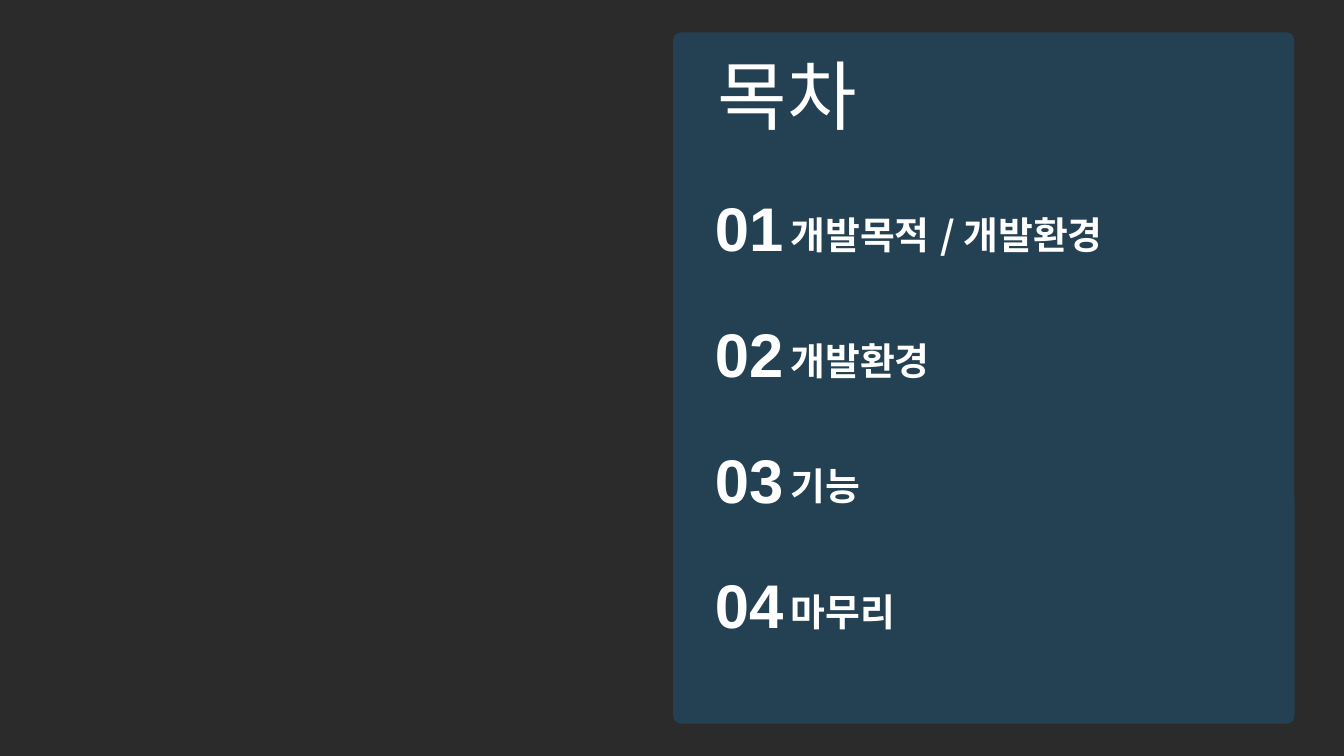
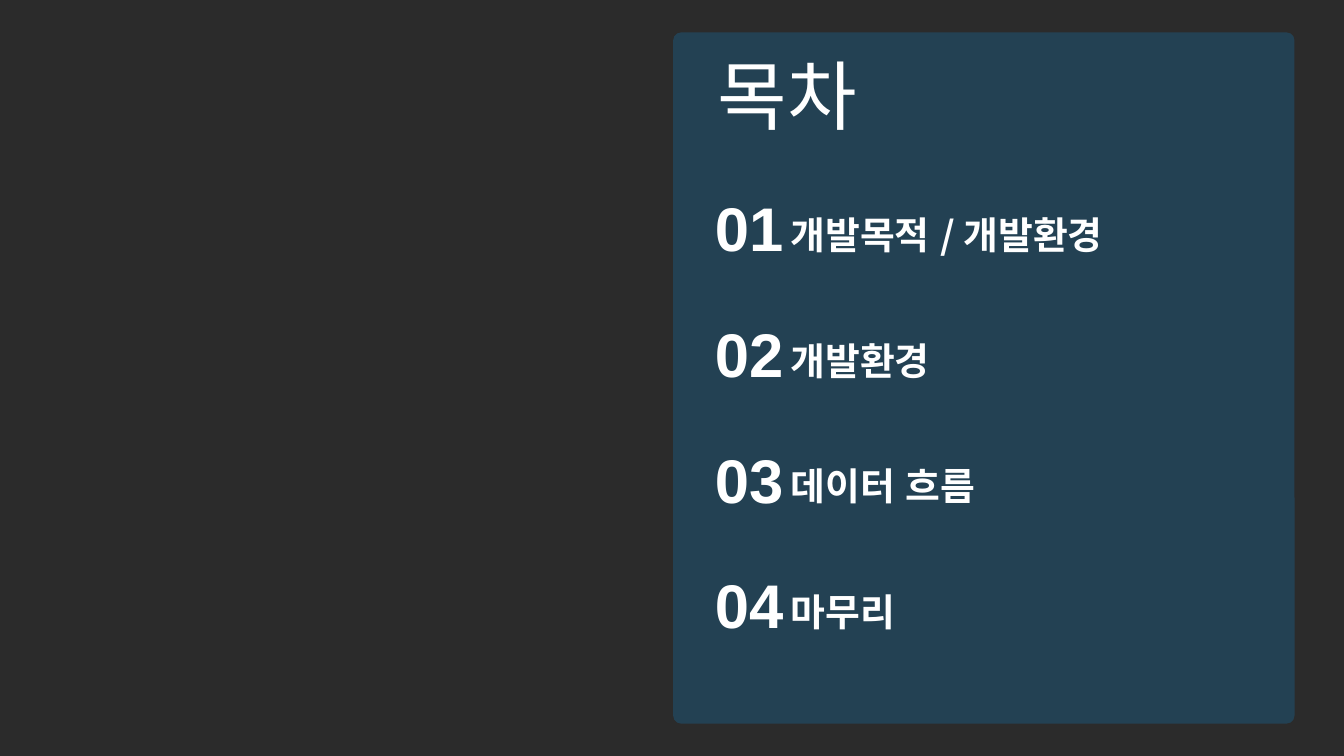
Before and after one commit to QYnote/Python_ConnectMS-SQL, a slide deck: slide 2 of 심준보_AI개발 포트폴리오.pptx. Drawn at 1344x756 pixels with LibreOffice and Linux fonts; fonts in the diff are those of the drawing; background and template pictures are left out; a plain dark background stands for a picture behind light text. Boxes give left, top, right and bottom in pixels: in the first picture for what was removed or moved away, otherwise in the second. Text is boxed around its words. In the diff, an @@ line names an element or a change of style, - is before the commit and + after.

Commit message:
Update 심준보_AI개발 포트폴리오.pptx
포트폴리오 업데이트

```diff
--- a/심준보_AI개발 포트폴리오.pptx
+++ b/심준보_AI개발 포트폴리오.pptx
@@ text at [791,468,976,504]: text changed @@
-기능
+데이터 흐름
```
Also in this commit, not shown: 1 other slide changed, 2 slides added, 1 slide removed.
